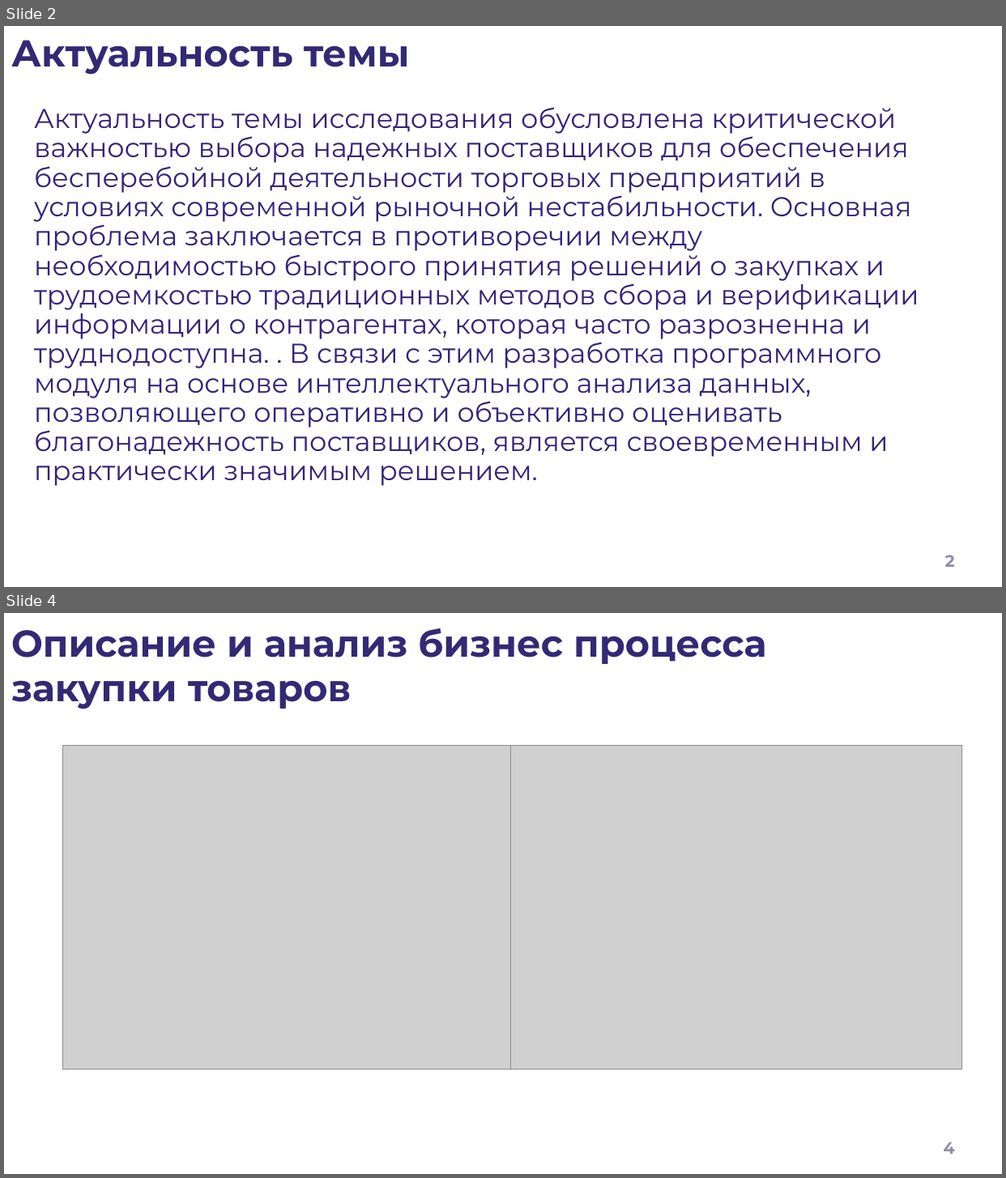
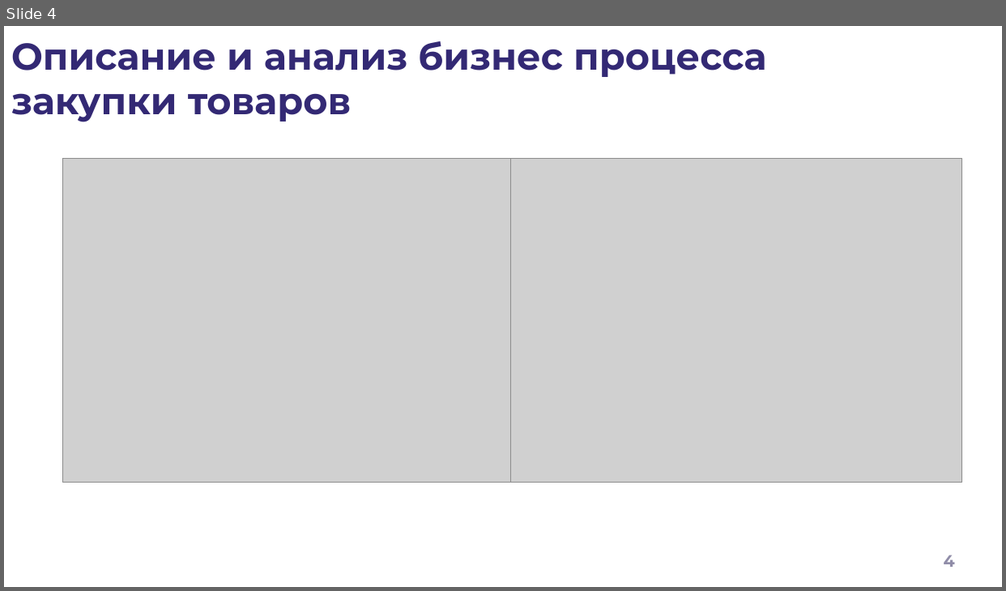
Before and after one commit to lilvolcanointhenighttime/diplom, a slide deck: Презентация.pptx. Shown one above the other, each under a label of ours: slides 2 and 4 before the commit, slide 4 after it; the slides between them are not shown. The pictures are 1006x1178 and 1006x591 pixels, drawn with LibreOffice and Linux fonts; fonts in the diff are those of the drawing; grey boxes stand for pictures; background and template pictures are left out. Boxes give left, top, right and bottom in pixels: in the first picture for what was removed or moved away, otherwise in the second. Text is boxed around its words. In the diff, an @@ line names an element or a change of style, - is before the commit and + after.

```diff
--- a/Презентация.pptx
+++ b/Презентация.pptx
@@ slide 2 removed at bbox=[4, 26, 1002, 587], background #FFFFFF @@
@@ title removed at bbox=[11, 40, 410, 75] @@
-Актуальность темы
@@ text removed at bbox=[34, 107, 919, 486] @@
-Актуальность темы исследования обусловлена критической важностью выбора надежных поставщиков для обеспечения бесперебойной деятельности торговых предприятий в условиях современной рыночной нестабильности. Основная проблема заключается в противоречии между необходимостью быстрого принятия решений о закупках и трудоемкостью традиционных методов сбора и верификации информации о контрагентах, которая часто разрозненна и труднодоступна. . В связи с этим разработка программного модуля на основе интеллектуального анализа данных, позволяющего оперативно и объективно оценивать благонадежность поставщиков, является своевременным и практически значимым решением.
@@ page number removed at bbox=[945, 555, 955, 567] @@
-2
```
Also in this commit, not shown: 4 slides changed, 4 slides added, 3 other slides removed, 2 other files.
